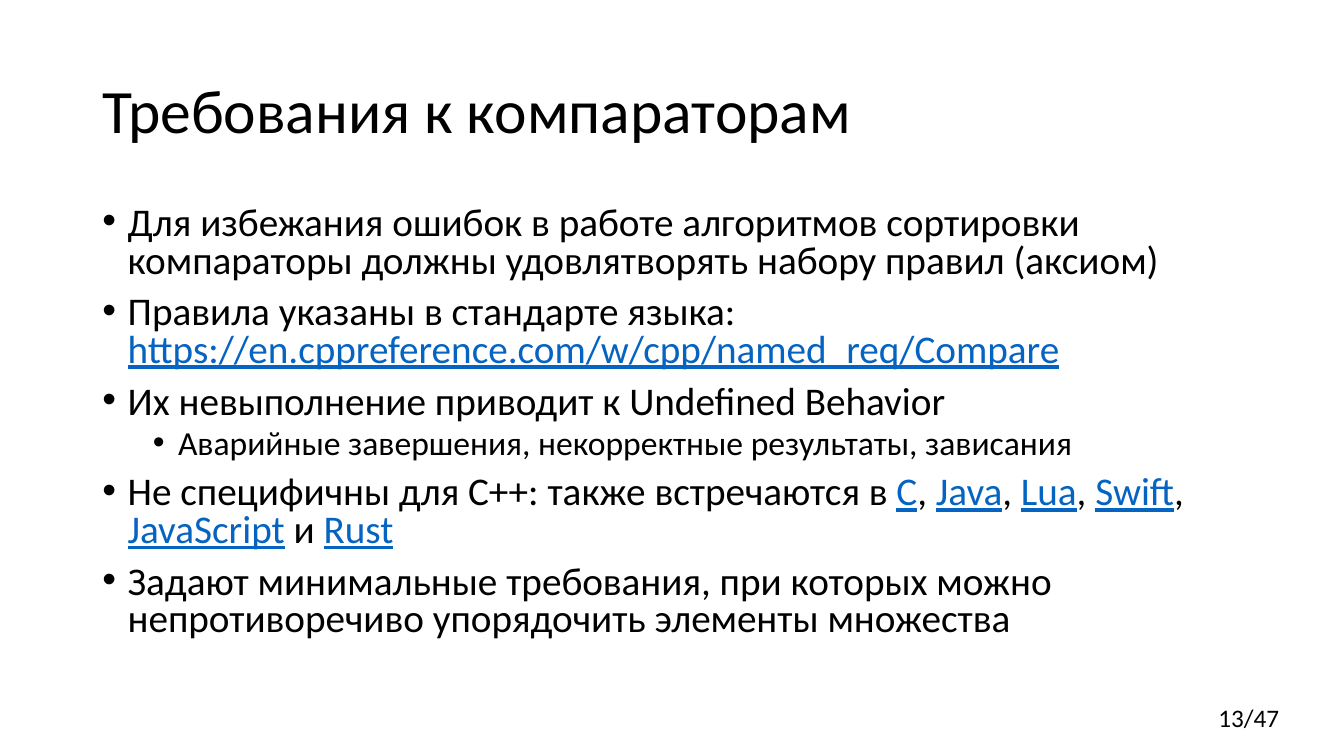
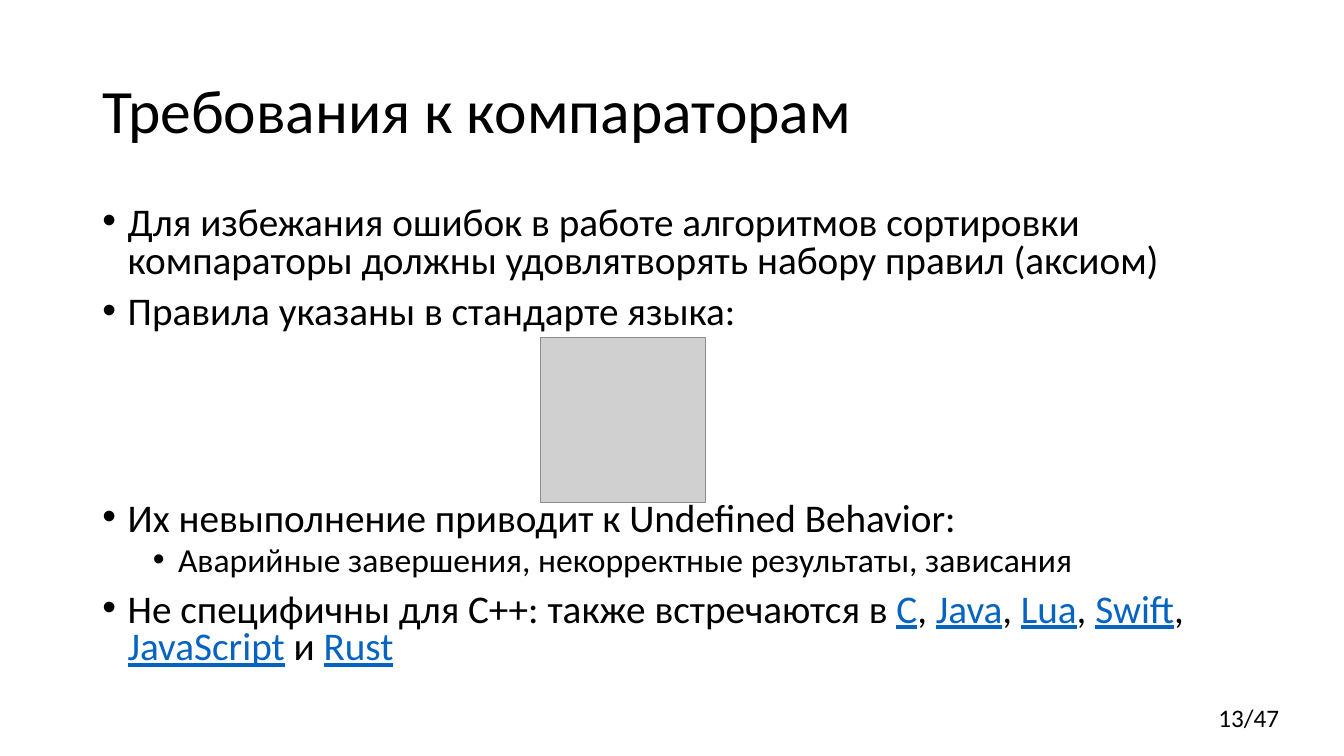
Before and after one commit to yugr/CppRussia, a slide deck: slide 13 of 2023/RU.pptx. Drawn at 1344x756 pixels with LibreOffice and Linux fonts; fonts in the diff are those of the drawing; grey boxes stand for pictures. Boxes give left, top, right and bottom in pixels: in the first picture for what was removed or moved away, otherwise in the second. Text is boxed around its words. In the diff, an @@ line names an element or a change of style, - is before the commit and + after.

```diff
--- a/2023/RU.pptx
+++ b/2023/RU.pptx
@@ text at [128,300,956,539]: text changed @@
-• Правила указаны в стандарте языка: https://en.cppreference.com/w/cpp/named_req/Compare
-• Их невыполнение приводит к Undefined Behavior
+• Правила указаны в стандарте языка:
+• Их невыполнение приводит к Undefined Behavior:
@@ picture added at [541,338,707,503] @@
@@ text at [128,568,1051,639]: paragraph removed @@
-• Задают минимальные требования, при которых можно непротиворечиво упорядочить элементы множества
```
Also in this commit, not shown: 17 other slides changed, 3 slides added.
